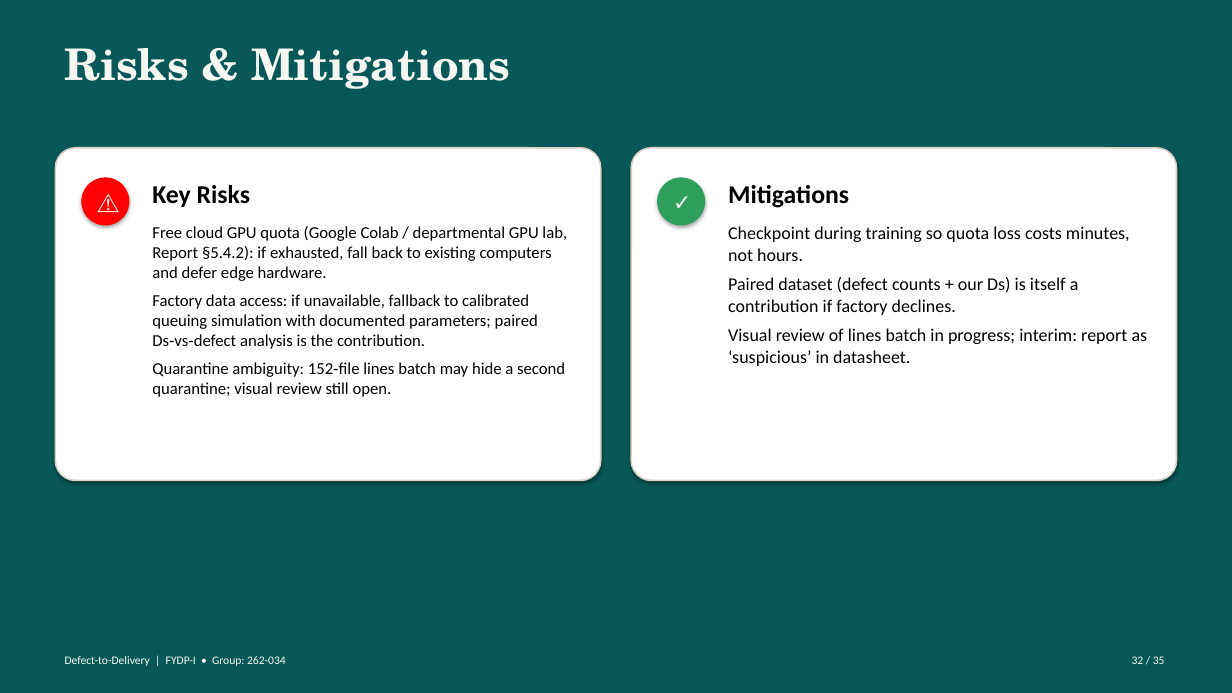
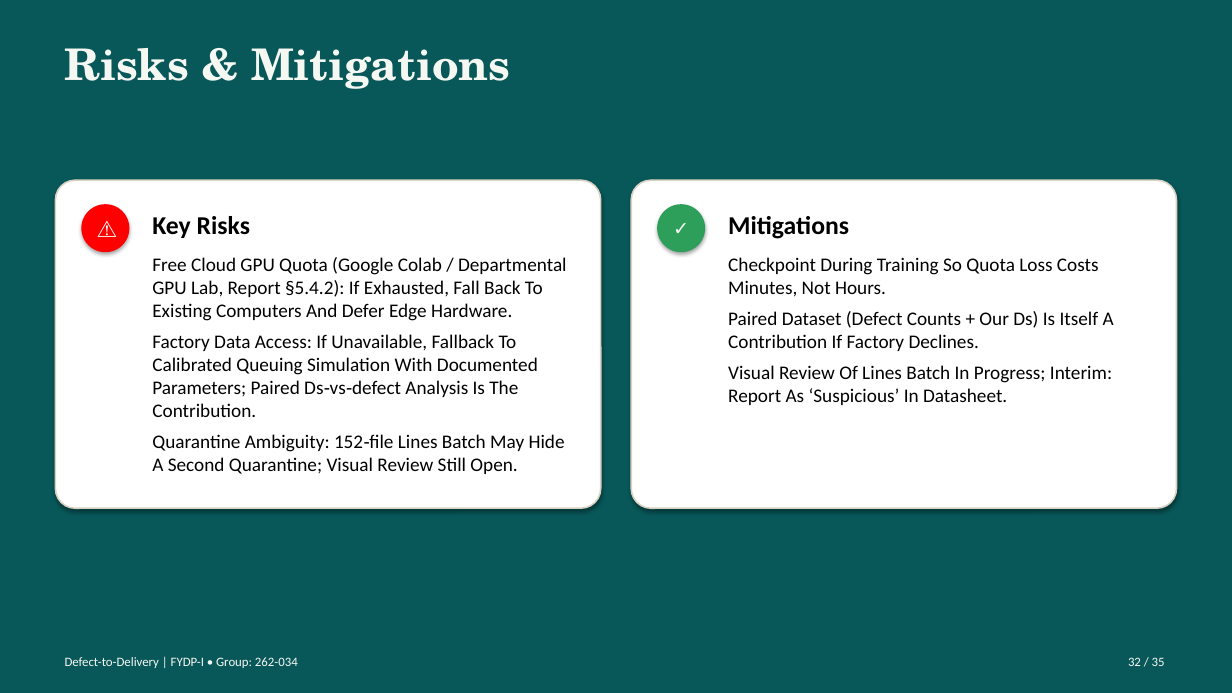
Before and after one commit to labib-ux/FYDP, a slide deck: slide 32 of slides/Defect-to-Delivery_262-034.pptx. Drawn at 1232x693 pixels with LibreOffice and Linux fonts; fonts in the diff are those of the drawing. Boxes give left, top, right and bottom in pixels: in the first picture for what was removed or moved away, otherwise in the second. Text is boxed around its words. In the diff, an @@ line names an element or a change of style, - is before the commit and + after.

Commit message:
Update Defect-to-Delivery presentation slides

```diff
--- a/slides/Defect-to-Delivery_262-034.pptx
+++ b/slides/Defect-to-Delivery_262-034.pptx
@@ rounded rectangle: place and size @@
-rounded rectangle at bbox=[55, 148, 601, 481]
+rounded rectangle at bbox=[55, 180, 601, 508]
@@ ellipse "⚠": place and size @@
-ellipse "⚠" at bbox=[81, 177, 129, 226]
+ellipse "⚠" at bbox=[81, 204, 129, 252]
@@ ellipse "⚠" at bbox=[81, 204, 129, 252]: size 17 to 15 pt @@
@@ text "Key Risks": place and size @@
-text "Key Risks" at bbox=[152, 185, 567, 397]
+text "Key Risks" at bbox=[152, 216, 567, 474]
@@ rounded rectangle: place and size @@
-rounded rectangle at bbox=[631, 148, 1177, 481]
+rounded rectangle at bbox=[631, 180, 1177, 508]
@@ ellipse "✓": place and size @@
-ellipse "✓" at bbox=[657, 177, 705, 226]
+ellipse "✓" at bbox=[657, 204, 705, 252]
@@ ellipse "✓" at bbox=[657, 204, 705, 252]: size 17 to 15 pt @@
@@ text "Mitigations": place and size @@
-text "Mitigations" at bbox=[728, 185, 1148, 366]
+text "Mitigations" at bbox=[728, 216, 1114, 405]
@@ text at bbox=[152, 257, 567, 474]: text changed; size 13 to 15 pt @@
-Free cloud GPU quota (Google Colab / departmental GPU lab, Report §5.4.2): if exhausted, fall back to existing computers and defer edge hardware.
-Factory data access: if unavailable, fallback to calibrated queuing simulation with documented parameters; paired Ds‑vs‑defect analysis is the contribution.
-Quarantine ambiguity: 152‑file lines batch may hide a second quarantine; visual review still open.
+Free Cloud GPU Quota (Google Colab / Departmental GPU Lab, Report §5.4.2): If Exhausted, Fall Back To Existing Computers And Defer Edge Hardware.
+Factory Data Access: If Unavailable, Fallback To Calibrated Queuing Simulation With Documented Parameters; Paired Ds‑vs‑defect Analysis Is The Contribution.
+Quarantine Ambiguity: 152‑file Lines Batch May Hide A Second Quarantine; Visual Review Still Open.
@@ text at bbox=[728, 257, 1114, 405]: text changed; size 14 to 15 pt @@
-Checkpoint during training so quota loss costs minutes, not hours.
-Paired dataset (defect counts + our Ds) is itself a contribution if factory declines.
-Visual review of lines batch in progress; interim: report as ‘suspicious’ in datasheet.
+Checkpoint During Training So Quota Loss Costs Minutes, Not Hours.
+Paired Dataset (Defect Counts + Our Ds) Is Itself A Contribution If Factory Declines.
+Visual Review Of Lines Batch In Progress; Interim: Report As ‘Suspicious’ In Datasheet.
@@ text "Defect-to-Delivery | FYDP-I • Group: ..." at bbox=[65, 657, 298, 668]: size 9 to 10 pt @@
@@ text "32 / 35" at bbox=[1128, 657, 1165, 666]: size 9 to 10 pt @@
```
Also in this commit, not shown: 34 other slides changed.
